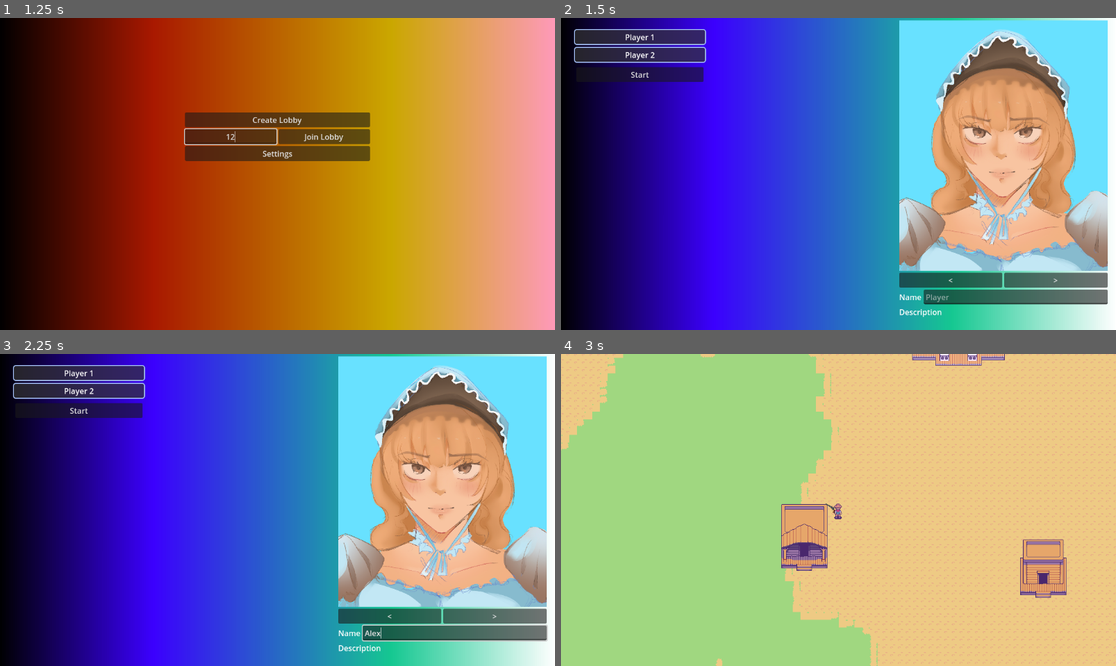
Above: before the commit, frames 1-4 (two rows, left to right).
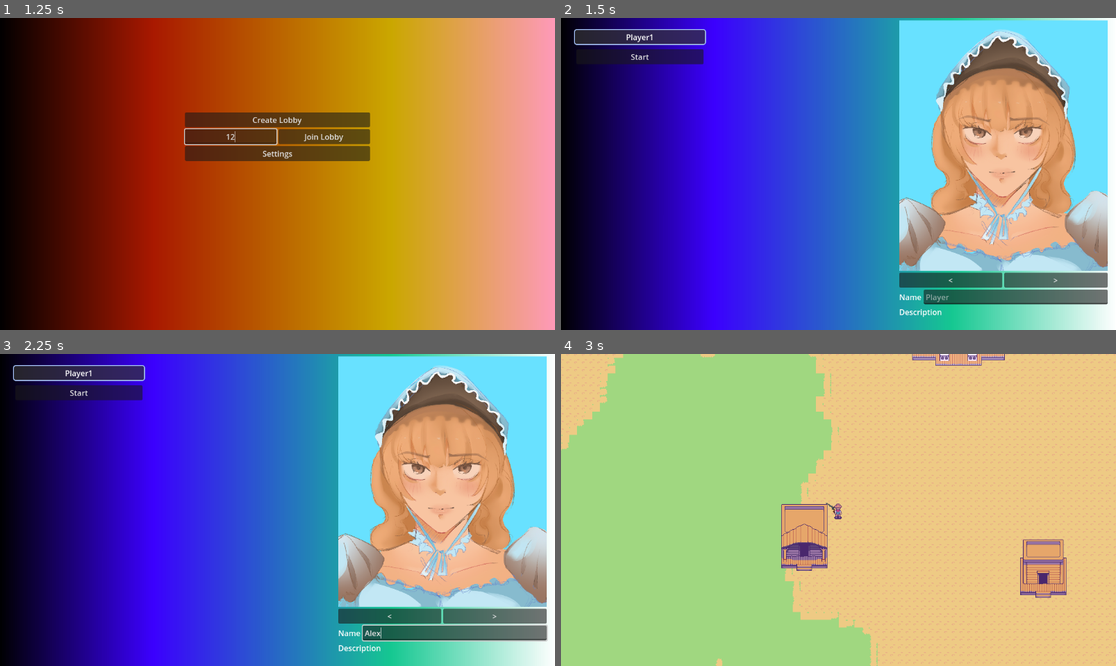
Above: after the commit, the same moments.

Repository: AugustanaCSC490Spring2025/Trail
Game: Godot game, scene res://Scenes/game.tscn
The game is run twice, just before and just after one commit, with the same random seed, the same clock (stepped at 60 frames per second) and the same inputs.
Inputs (mouse positions are in pixels of both pictures, inside the frame that each line leads up to):
- Up to frame 1 (1.25 s): click (233, 136) at 0.52 s; type "12" at 0.6 s
- Up to frame 2 (1.5 s): click "Create Lobby" at 1.25 s
- Up to frame 3 (2.25 s): click (455, 631) at 2.02 s; type "Alex" at 2.1 s
- Up to frame 4 (3 s): click "Start" at 2.75 s

Frame 1 is identical in both runs. In frame 2, 1.5% of the frame differs, in the area x 2-27%, y 5-21%; in frame 3, 1.5%; in frame 4, less than 0.1%.

Commit message:
Lobby Should Update Users Connected to the Server

Diff:
--- a/Scenes/Map.tscn
+++ b/Scenes/Map.tscn
@@ -1136,6 +1136,11 @@
 sources/0 = SubResource("TileSetAtlasSource_s3bgt")
 sources/1 = SubResource("TileSetAtlasSource_5i587")
 
+[sub_resource type="SceneReplicationConfig" id="SceneReplicationConfig_etk83"]
+properties/0/path = NodePath(".:mapSeed")
+properties/0/spawn = true
+properties/0/replication_mode = 1
+
 [node name="Map" type="Node2D"]
 script = ExtResource("1_gxtgv")
 noise_texture = SubResource("NoiseTexture2D_d7lxr")
@@ -1175,3 +1180,6 @@
 spawn_path = NodePath("../SpawnerNodes")
 
 [node name="SpawnerNodes" type="Node2D" parent="."]
+
+[node name="MapSynchronizer" type="MultiplayerSynchronizer" parent="."]
+replication_config = SubResource("SceneReplicationConfig_etk83")
--- /dev/null
+++ b/Scenes/NameLabel.tscn
@@ -0,0 +1,32 @@
+[gd_scene load_steps=2 format=3 uid="uid://brtrrkdlmeyca"]
+
+[sub_resource type="StyleBoxFlat" id="StyleBoxFlat_0bfsc"]
+bg_color = Color(0.2, 0.2, 0.2, 0.705882)
+border_width_left = 2
+border_width_top = 2
+border_width_right = 2
+border_width_bottom = 2
+border_color = Color(0.664226, 0.781159, 1, 1)
+corner_radius_top_left = 5
+corner_radius_top_right = 5
+corner_radius_bottom_right = 5
+corner_radius_bottom_left = 5
+expand_margin_left = 5.0
+expand_margin_top = 5.0
+expand_margin_right = 5.0
+expand_margin_bottom = 5.0
+
+[node name="NameLabel" type="MarginContainer"]
+theme_override_constants/margin_left = 0
+theme_override_constants/margin_top = 0
+theme_override_constants/margin_bottom = 10
+
+[node name="Panel" type="Panel" parent="."]
+layout_mode = 2
+theme_override_styles/panel = SubResource("StyleBoxFlat_0bfsc")
+
+[node name="Player" type="Label" parent="."]
+layout_mode = 2
+text = "Player"
+horizontal_alignment = 1
+vertical_alignment = 1
--- a/Scenes/PlayerBody.tscn
+++ b/Scenes/PlayerBody.tscn
@@ -5,7 +5,7 @@
 [ext_resource type="Texture2D" uid="uid://iw3cv8rbcko" path="res://Sprites/wild_west_style/Generic Old West Graphicis/Player/Player Front Sheet.png" id="3_yef0c"]
 [ext_resource type="Texture2D" uid="uid://tefbmyd6ksk7" path="res://Sprites/wild_west_style/Generic Old West Graphicis/Player/Player Side Sheet.png" id="4_cnuip"]
 [ext_resource type="Texture2D" uid="uid://bmknxe461lste" path="res://Sprites/wild_west_style/Generic Old West Graphicis/Player/Player Back Sheet.png" id="5_mf41o"]
-[ext_resource type="Script" uid="uid://pusxmgjplesg" path="res://Scenes/player_body_input.gd" id="6_fml75"]
+[ext_resource type="Script" uid="uid://pusxmgjplesg" path="res://Scripts/player_body_input.gd" id="6_fml75"]
 [ext_resource type="PackedScene" uid="uid://cg8raeodv61nv" path="res://Scenes/Weapons/ProjectileWeapon.tscn" id="6_wb0pm"]
 
 [sub_resource type="RectangleShape2D" id="RectangleShape2D_0kbtj"]
@@ -695,10 +695,10 @@
 properties/0/path = NodePath(".:username")
 properties/0/spawn = true
 properties/0/replication_mode = 1
-properties/1/path = NodePath(".:player_id")
+properties/1/path = NodePath(".:position")
 properties/1/spawn = true
 properties/1/replication_mode = 1
-properties/2/path = NodePath(".:position")
+properties/2/path = NodePath(".:playerID")
 properties/2/spawn = true
 properties/2/replication_mode = 1
 
--- /dev/null
+++ b/Scenes/Start.tscn
@@ -0,0 +1,4 @@
+[gd_scene format=3 uid="uid://dg2vm5tfc1pie"]
+
+[node name="Start" type="Button"]
+text = "Start"
--- a/Scenes/game.tscn
+++ b/Scenes/game.tscn
@@ -1,10 +1,16 @@
 [gd_scene load_steps=3 format=3 uid="uid://rsqnq8t4ocyv"]
 
-[ext_resource type="Script" uid="uid://yl7lem5c55yf" path="res://Scripts/network.gd" id="1_hervg"]
-[ext_resource type="Script" uid="uid://c6cvgv7rrskkp" path="res://Scripts/game.gd" id="1_mw6c7"]
+[ext_resource type="Script" uid="uid://c6cvgv7rrskkp" path="res://Scripts/game.gd" id="1_gl6un"]
+[ext_resource type="Script" uid="uid://yl7lem5c55yf" path="res://Scripts/network.gd" id="2_j5yw3"]
 
 [node name="Game" type="Node2D" groups=["GameManager"]]
-script = ExtResource("1_mw6c7")
+script = ExtResource("1_gl6un")
 
 [node name="Network" type="Node" parent="." groups=["GameManager"]]
-script = ExtResource("1_hervg")
+script = ExtResource("2_j5yw3")
+
+[node name="SceneSpawner" type="MultiplayerSpawner" parent="."]
+_spawnable_scenes = PackedStringArray("uid://wdthkol45mfc")
+spawn_path = NodePath("../Scene")
+
+[node name="Scene" type="Node2D" parent="."]
--- a/Scenes/lobby.tscn
+++ b/Scenes/lobby.tscn
@@ -9,22 +9,6 @@
 
 [sub_resource type="GradientTexture1D" id="GradientTexture1D_8w0yt"]
 gradient = SubResource("Gradient_robt6")
-
-[sub_resource type="StyleBoxFlat" id="StyleBoxFlat_0bfsc"]
-bg_color = Color(0.2, 0.2, 0.2, 0.705882)
-border_width_left = 2
-border_width_top = 2
-border_width_right = 2
-border_width_bottom = 2
-border_color = Color(0.664226, 0.781159, 1, 1)
-corner_radius_top_left = 5
-corner_radius_top_right = 5
-corner_radius_bottom_right = 5
-corner_radius_bottom_left = 5
-expand_margin_left = 5.0
-expand_margin_top = 5.0
-expand_margin_right = 5.0
-expand_margin_bottom = 5.0
 
 [node name="Lobby" type="Node2D"]
 script = ExtResource("1_lrd0j")
@@ -42,48 +26,12 @@
 offset_right = 40.0
 offset_bottom = 40.0
 
-[node name="VBoxContainer" type="VBoxContainer" parent="Control"]
+[node name="Names" type="VBoxContainer" parent="Control"]
 layout_mode = 0
 offset_left = -544.0
 offset_top = -296.0
 offset_right = -280.0
 offset_bottom = 296.0
-
-[node name="MarginContainer" type="MarginContainer" parent="Control/VBoxContainer"]
-layout_mode = 2
-theme_override_constants/margin_left = 0
-theme_override_constants/margin_top = 0
-theme_override_constants/margin_bottom = 10
-
-[node name="Panel" type="Panel" parent="Control/VBoxContainer/MarginContainer"]
-layout_mode = 2
-theme_override_styles/panel = SubResource("StyleBoxFlat_0bfsc")
-
-[node name="Player" type="Label" parent="Control/VBoxContainer/MarginContainer"]
-layout_mode = 2
-text = "Player 1"
-horizontal_alignment = 1
-vertical_alignment = 1
-
-[node name="MarginContainer2" type="MarginContainer" parent="Control/VBoxContainer"]
-layout_mode = 2
-theme_override_constants/margin_left = 0
-theme_override_constants/margin_top = 0
-theme_override_constants/margin_bottom = 10
-
-[node name="Panel" type="Panel" parent="Control/VBoxContainer/MarginContainer2"]
-layout_mode = 2
-theme_override_styles/panel = SubResource("StyleBoxFlat_0bfsc")
-
-[node name="Player" type="Label" parent="Control/VBoxContainer/MarginContainer2"]
-layout_mode = 2
-text = "Player 2"
-horizontal_alignment = 1
-vertical_alignment = 1
-
-[node name="Start" type="Button" parent="Control/VBoxContainer"]
-layout_mode = 2
-text = "Start"
 
 [node name="VBoxContainer2" type="VBoxContainer" parent="Control"]
 layout_mode = 0
@@ -150,6 +98,5 @@
 layout_mode = 2
 text = "Description"
 
-[connection signal="pressed" from="Control/VBoxContainer/Start" to="." method="startGame"]
 [connection signal="pressed" from="Control/VBoxContainer2/HBoxContainer2/MarginContainer/Left" to="." method="_on_left_pressed"]
 [connection signal="pressed" from="Control/VBoxContainer2/HBoxContainer2/MarginContainer2/Right" to="." method="_on_right_pressed"]
--- a/Scripts/game.gd
+++ b/Scripts/game.gd
@@ -1,17 +1,28 @@
 extends Node
 
-var scenes = [preload("res://Scenes/Menu.tscn"), preload("res://Scenes/Lobby.tscn"), preload("res://Scenes/Map.tscn")]
-var currentScene = scenes[0].instantiate()
+var menuScene = preload("res://Scenes/Menu.tscn")
+var menu
+var lobbyScene = preload("res://Scenes/Lobby.tscn")
+var lobby
+var mapScene = preload("res://Scenes/Map.tscn")
+var map
+@onready var scene = $Scene
 
 # Called when the node enters the scene tree for the first time.
 func _ready():
-	changeScene(0)
+	menu = menuScene.instantiate()
+	add_child(menu, true)
 
 # Called every frame. 'delta' is the elapsed time since the previous frame.
 func _process(delta):
 	pass
 
-func changeScene(index):
-	currentScene.queue_free()
-	currentScene = scenes[index].instantiate()
-	add_child(currentScene)
+func openLobby():
+	get_node("Menu").queue_free()
+	lobby = lobbyScene.instantiate()
+	add_child(lobby, true)
+
+func startGame():
+	get_node("Lobby").queue_free()
+	map = mapScene.instantiate()
+	scene.add_child(map, true)
--- a/Scripts/lobby.gd
+++ b/Scripts/lobby.gd
@@ -5,16 +5,19 @@
 var characterProfiles = [preload("res://Sprites/Character Portraits/Girl1.png"), preload("res://Sprites/Character Portraits/Guy1.png")]
 var characterIndex = 0
 @onready var textureRect = $Control/VBoxContainer2/MarginContainer/TextureRect
+var startButton
+@onready var names = $Control/Names
+var nameLabelScene = preload("res://Scenes/NameLabel.tscn")
+var startScene = preload("res://Scenes/Start.tscn")
 
 # Called when the node enters the scene tree for the first time.
 func _ready():
 	changePortrait()
-
+	updatePlayers()
 
 # Called every frame. 'delta' is the elapsed time since the previous frame.
 func _process(delta):
 	pass
-
 
 func _on_left_pressed():
 	characterIndex -= 1
@@ -31,5 +34,20 @@
 func changePortrait():
 	textureRect.texture = characterProfiles[characterIndex]
 
+func updatePlayers():
+	for node in names.get_children():
+		node.queue_free()
+	for player in Network.players:
+		var nameLabel = nameLabelScene.instantiate()
+		names.add_child(nameLabel, true)
+		var label = nameLabel.get_node("Player")
+		label.text = "Player" + str(player.playerID)
+	startButton = startScene.instantiate()
+	names.add_child(startButton)
+	startButton.connect("pressed", startGame)
+	#if multiplayer.get_unique_id() != 1:
+		#startButton.visible = false
+
+@rpc("authority", "call_local", "reliable")
 func startGame():
-	Game.changeScene(2)
+	Game.startGame()
--- a/Scripts/map.gd
+++ b/Scripts/map.gd
@@ -8,6 +8,7 @@
 
 var width : int = 120
 var height : int =  120
+@export var mapSeed : int = 0
 
 var noise : Noise
 var tree_noise : Noise
@@ -41,13 +42,12 @@
 @onready var object_tilemaplayer: TileMapLayer = $Object
 
 var random_grass_atlas_arr = [Vector2i(1,0),Vector2i(2,0),Vector2i(3,0),Vector2i(4,0),Vector2i(5,0)]
-@onready var camera_2d = $Player/Camera2D
 @onready var spawned_nodes = $SpawnerNodes
 
 func _ready():
-	var rng: int = randi_range(0,100)
+	mapSeed = randi_range(0,100)
 	noise = noise_texture.noise
-	noise.set_seed(rng)
+	noise.set_seed(mapSeed)
 	#print("seed ", rng)
 	tree_noise = tree_noise_texture.noise
 	generate_world()
--- a/Scripts/menu.gd
+++ b/Scripts/menu.gd
@@ -14,11 +14,11 @@
 
 func create_lobby() -> void:
 	Network.startHost()
-	Game.changeScene(1)
+	Game.openLobby()
 
 func join_lobby() -> void:
 	Network.startClient()
-	Game.changeScene(1)
+	Game.openLobby()
 
 func _on_code_text_changed(new_text):
 	Network._on_code_text_changed(new_text)
--- a/Scripts/projectile_weapon.gd
+++ b/Scripts/projectile_weapon.gd
@@ -28,7 +28,7 @@
 
 func shoot():
 	var shot = bullet.instantiate()
-	owner.add_child(shot)
+	owner.add_child(shot, true)
 	shot.global_position = pivot_point.global_position
 	shot.look_at(mouse_position)
 	shot.fire(pivot_point.global_position)
--- a/project.godot
+++ b/project.godot
@@ -11,7 +11,7 @@
 [application]
 
 config/name="Wacky West"
-run/main_scene="res://Scenes/game.tscn"
+run/main_scene="res://Scenes/Game.tscn"
 config/features=PackedStringArray("4.4", "Forward Plus")
 config/icon="res://Sprites/icon.svg"
 
Not shown: 1 places in Scenes/Map.tscn that only renumber resources
Not shown: 1 places in Scenes/lobby.tscn that only renumber resources
Renamed: Scenes/player_body_input.gd -> Scripts/player_body_input.gd
Renamed: Scenes/player_body_input.gd.uid -> Scripts/player_body_input.gd.uid
